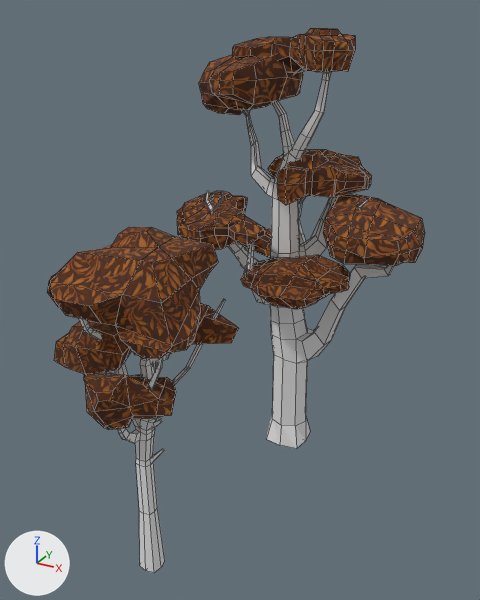
The Blender file LowPoly_Asset_Blend/D_Tree_small.blend, before and after one commit.
Both versions are drawn from a camera (50 mm lens) standing at (9.45, -20.52, 14.5) and looking at (0.63, -4.49, 6.49). Lighting does not change. The marker at lower left points along +X, +Y and +Z. Mesh edges are drawn as thin lines.

Objects in the first picture: 'Tall_tree_trunk', 'tree'.
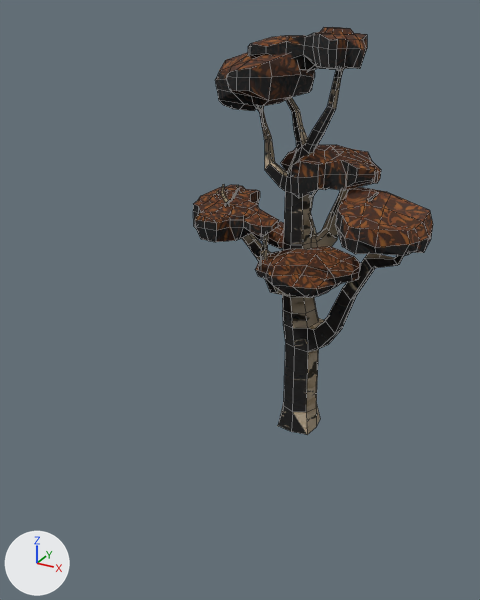
The change, as a list of edits to the scene's bpy script:
```text
Add img_birch_bark_normal_2048_png:
    img_birch_bark_normal_2048_png = load_image('Birch_bark_normal_2048.png', '../Textures/Bark-textures/Birch_bark_normal_2048.png', 2048, 2048, 'sRGB')
Add img_birch_bark_texture_2048_png:
    img_birch_bark_texture_2048_png = load_image('birch_bark_texture_2048.png', '../Textures/Bark-textures/birch_bark_texture_2048.png', 2048, 2048, 'sRGB')
Add img_gold_leaf_normal_whole_2048_png:
    img_gold_leaf_normal_whole_2048_png = load_image('gold-leaf-Normal-whole-2048.png', '../Textures/Gold-textures/gold-leaf-Normal-whole-2048.png', 2048, 2048, 'sRGB')
Change mat_gold_leaf:
    add n3 = _N.new('ShaderNodeTexCoord'); n3.name = 'Texture Coordinate'
    add n4 = _N.new('ShaderNodeMapping'); n4.name = 'Mapping'
    add n5 = _N.new('ShaderNodeTexImage'); n5.name = 'Image Texture.001'
    add n5.image = img_gold_leaf_normal_whole_2048_png
    where n2 = _N.new('ShaderNodeTexImage'); n2.name = 'Image Texture'
    where n0 = _N.new('ShaderNodeBsdfPrincipled'); n0.name = 'Principled BSDF'
    add _L.new(n4.outputs[0], n2.inputs[0])  # 'Vector' to 'Vector'
    add _L.new(n5.outputs[0], n0.inputs[5])  # 'Color' to 'Normal'
    add _L.new(n4.outputs[0], n5.inputs[0])  # 'Vector' to 'Vector'
    add _L.new(n3.outputs[2], n4.inputs[0])  # 'UV' to 'Vector'
Add mat_birch_bark:
    mat_birch_bark = bpy.data.materials.new('Birch Bark')
    # uses the picture img_birch_bark_normal_2048_png
    # uses the picture img_birch_bark_texture_2048_png
Change me_cube_001:
    used by ob_tree; location = (0.0, 0.0, 0.0); scale = (1.39, 1.39, 1.39)
    remove me_cube_001.from_pydata(...)  # 1286 vertices, 1270 faces; spans x -2.25..3.73, y -2.64..1.12, z -0.29..10.03
    add me_cube_001.from_pydata(...)  # 1302 vertices, 1270 faces, 16 loose edges; spans x -2.25..3.73, y -2.64..1.12, z -0.29..10.03
    me_cube_001 part 1: 1270 kept faces spanning x -2.25..3.73, y -2.64..1.12, z -0.29..10.03 get new texture (UV) coordinates
    me_cube_001 part 2: 648 faces spanning x -1.76..3.37, y -2.52..0.69, z -0.29..9.43 switch from mat_material (white #e7e7e7) to mat_birch_bark
Change me_cube_003:
    where me_cube_003.from_pydata(...)  # 512 vertices, 502 faces; spans x -355.0..333.0, y -82.0..1562.0, z -349.0..336.0
    used by ob_tall_tree_trunk; location = (0.0, -8.77, 0.0); rotation_euler = (1.571, 0.0, 0.0), in degrees (90, 0, 0); scale = (0.00622, 0.00622, 0.00622)
    me_cube_003 part 3: all 340 faces that had it switch from mat_material_002 (white #e7e7e7) to mat_birch_bark
    me_cube_003 part 4: texture (UV) coordinates of 162 of 502 faces, centred in x -349.0..316.0, y 784.0..1545.0, z -332.0..295.0, changed; they spanned u 0.03..0.95, v 0.05..1.02 and now span u 0.0..1.0, v 0.0..0.98
Change ob_tree:
    ob_tree.location: (0.0, 0.0, 0.0) -> (0.0, 1.0, 0.0)
Change ob_tall_tree_trunk:
    add ob_tall_tree_trunk.hide_set(True)
```

Location of each change, [x1, y1, x2, y2] in pixels of the pictures (480 x 600 px):
'tree', surface changed, reshaped, moved: before [177, 28, 425, 449]; after [193, 27, 433, 435]
'Tall_tree_trunk', hidden (brown): before [47, 227, 239, 573]
part 1 of me_cube_001, surface changed: before [177, 28, 425, 309]; after [193, 27, 433, 298]
part 2 of me_cube_001, recoloured: before [201, 72, 399, 449]; after [216, 69, 410, 435]
part 3 of me_cube_003, recoloured: before [79, 299, 226, 573]
part 4 of me_cube_003, surface changed (brown): before [47, 227, 239, 430]
